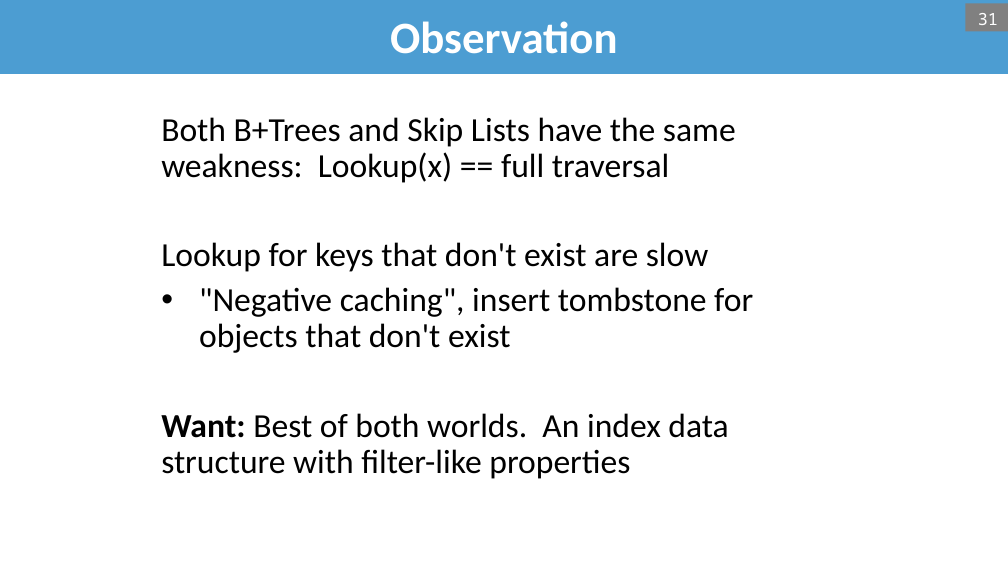
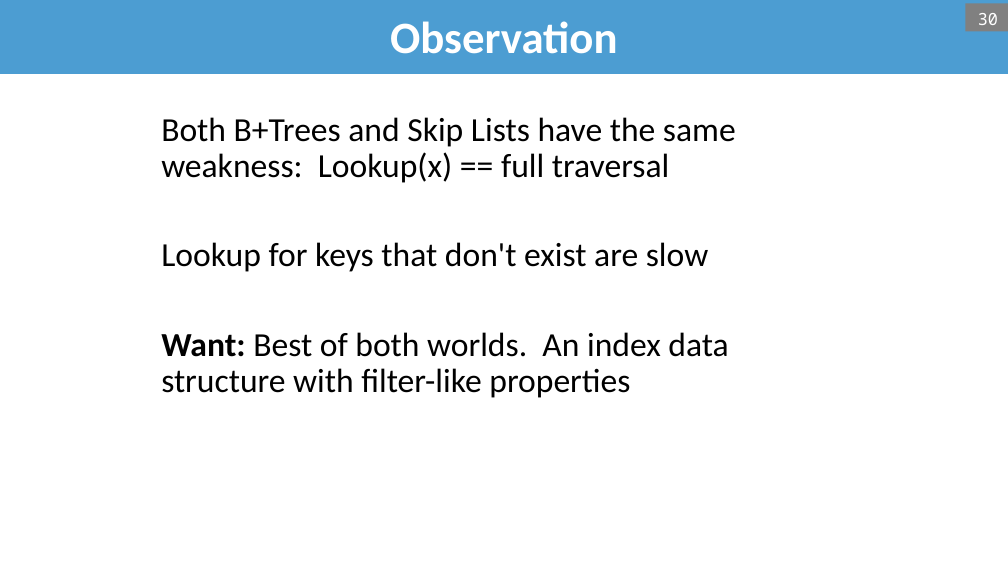
Before and after one commit to bsb20/bsb20.github.io, a slide deck: slide 30 of docs/421_f26/lectures/L11_filters_skip_list.pptx (slide 31 before the commit). Drawn at 1008x567 pixels with LibreOffice and Linux fonts; fonts in the diff are those of the drawing; background and template pictures are left out. Boxes give left, top, right and bottom in pixels: in the first picture for what was removed or moved away, otherwise in the second. Text is boxed around its words. In the diff, an @@ line names an element or a change of style, - is before the commit and + after.

```diff
--- a/docs/421_f26/lectures/L11_filters_skip_list.pptx
+++ b/docs/421_f26/lectures/L11_filters_skip_list.pptx
@@ page number at bbox=[978, 13, 998, 25]: text changed @@
-31
+30
@@ text at bbox=[199, 287, 753, 353]: paragraph removed @@
-• "Negative caching", insert tombstone for objects that don't exist
```
Also in this commit, not shown: 14 other slides changed, 4 slides added, 4 slides removed, 1 other file.
